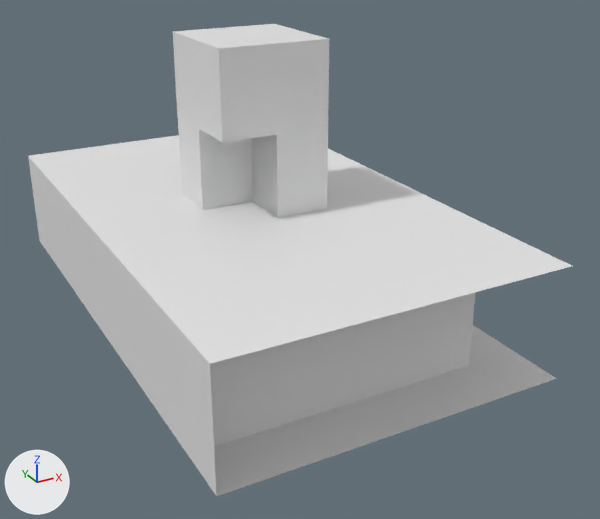
Renders of the OBJ model src/main/resources/assets/factorization/models/fzmodel/beauty/book.obj from each side of a commit.
Before and after are seen from a 50 mm camera at (-6.25, -13.16, 7.2) aimed at (0.47, -0.96, 1.09). The lights are fixed; the arrows at lower left show +X, +Y and +Z. Where no turn or scale is listed for an object, it has been applied to the vertices.

In view in the first picture: 'book'.
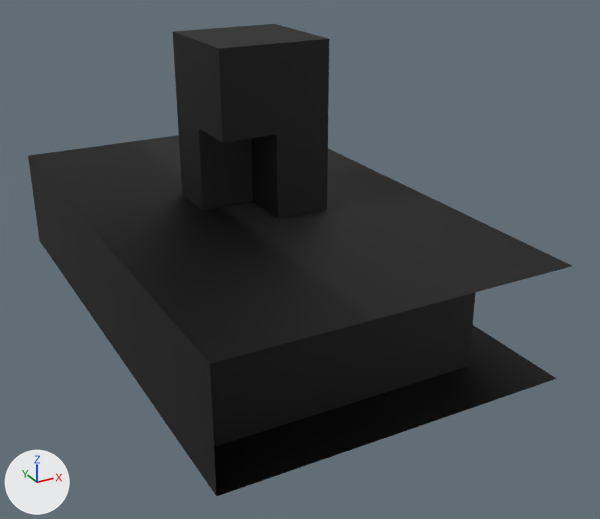
The newer file is also rescaled (x0.0625), turned or shifted as a whole; pictures and numbers use the older file's frame.

Changed parts and their boxes [x1, y1, x2, y2] in the pictures (600 x 519 px):
'book', recoloured (white to black): [28, 24, 572, 496] in both

The edits, one by one:
Picture 'book' (img_book) is new.
Material 'Material' (mat_material) is new.
Its texture is img_book.
Its roughness is 0.69.
me_book has 34 vertices, 18 faces and spans x -3.0..3.0, y -5.0..5.0, z 0.0..5.0.
me_book now uses material mat_material (picture img_book).
